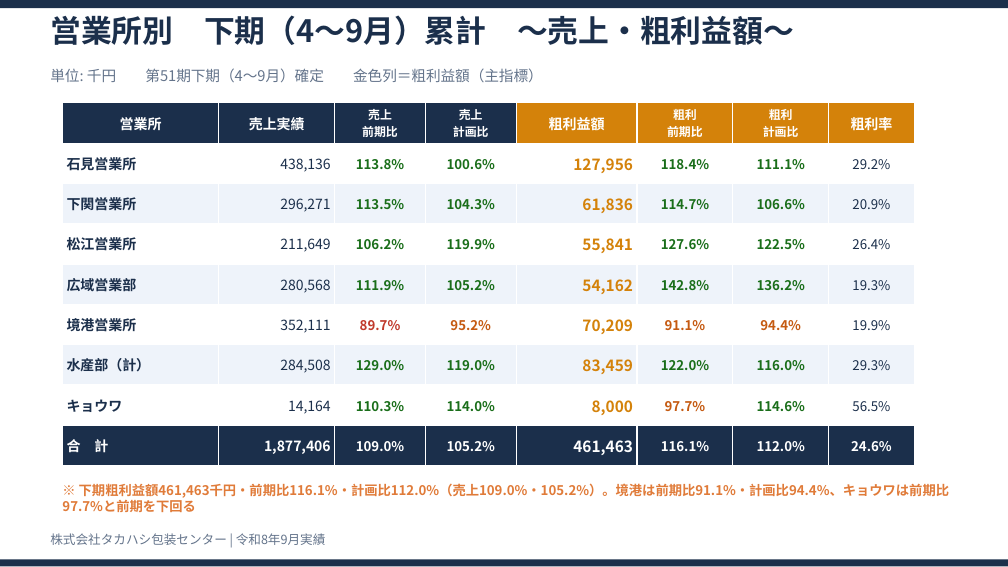
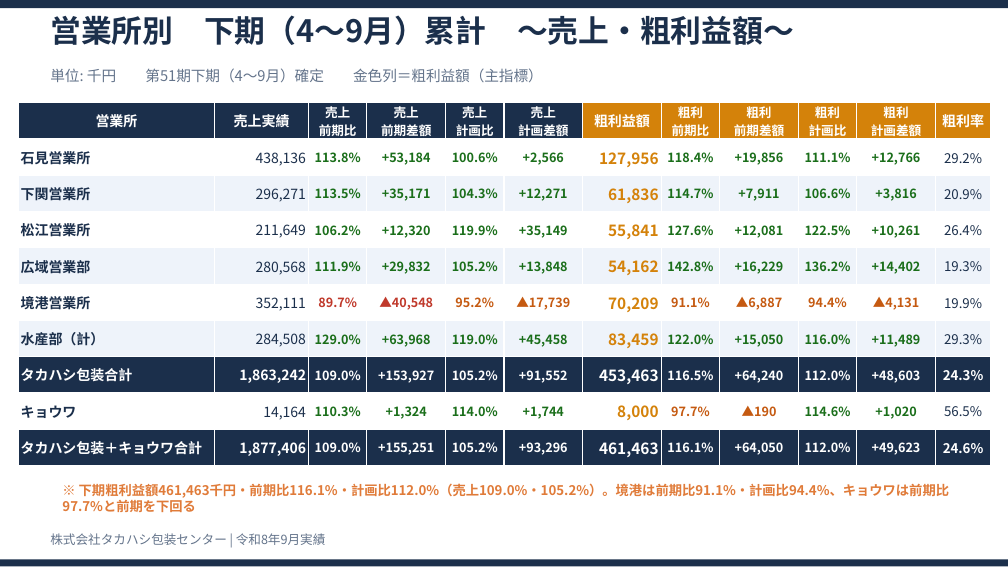
Before and after one commit to takahashihc/claudecode, a slide deck: slide 4 of reports/2026-09_月次実績報告/令和8年9月実績報告.pptx. Drawn at 1008x567 pixels with LibreOffice and Linux fonts; fonts in the diff are those of the drawing. Boxes give left, top, right and bottom in pixels: in the first picture for what was removed or moved away, otherwise in the second. Text is boxed around its words. In the diff, an @@ line names an element or a change of style, - is before the commit and + after.

```diff
--- a/reports/2026-09_月次実績報告/令和8年9月実績報告.pptx
+++ b/reports/2026-09_月次実績報告/令和8年9月実績報告.pptx
@@ table at <box>18,103,991,466</box> @@
-営業所 | 売上実績 | 売上 / 前期比 | 売上 / 計画比 | 粗利益額 | 粗利 / 前期比 | 粗利 / 計画比 | 粗利率
-石見営業所 | 438,136 | 113.8% | 100.6% | 127,956 | 118.4% | 111.1% | 29.2%
-下関営業所 | 296,271 | 113.5% | 104.3% | 61,836 | 114.7% | 106.6% | 20.9%
-松江営業所 | 211,649 | 106.2% | 119.9% | 55,841 | 127.6% | 122.5% | 26.4%
-広域営業部 | 280,568 | 111.9% | 105.2% | 54,162 | 142.8% | 136.2% | 19.3%
-境港営業所 | 352,111 | 89.7% | 95.2% | 70,209 | 91.1% | 94.4% | 19.9%
-水産部（計） | 284,508 | 129.0% | 119.0% | 83,459 | 122.0% | 116.0% | 29.3%
-キョウワ | 14,164 | 110.3% | 114.0% | 8,000 | 97.7% | 114.6% | 56.5%
-合 計 | 1,877,406 | 109.0% | 105.2% | 461,463 | 116.1% | 112.0% | 24.6%
+営業所 | 売上実績 | 売上 / 前期比 | 売上 / 前期差額 | 売上 / 計画比 | 売上 / 計画差額 | 粗利益額 | 粗利 / 前期比 | 粗利 / 前期差額 | 粗利 / 計画比 | 粗利 / 計画差額 | 粗利率
+石見営業所 | 438,136 | 113.8% | +53,184 | 100.6% | +2,566 | 127,956 | 118.4% | +19,856 | 111.1% | +12,766 | 29.2%
+下関営業所 | 296,271 | 113.5% | +35,171 | 104.3% | +12,271 | 61,836 | 114.7% | +7,911 | 106.6% | +3,816 | 20.9%
+松江営業所 | 211,649 | 106.2% | +12,320 | 119.9% | +35,149 | 55,841 | 127.6% | +12,081 | 122.5% | +10,261 | 26.4%
+広域営業部 | 280,568 | 111.9% | +29,832 | 105.2% | +13,848 | 54,162 | 142.8% | +16,229 | 136.2% | +14,402 | 19.3%
+境港営業所 | 352,111 | 89.7% | ▲40,548 | 95.2% | ▲17,739 | 70,209 | 91.1% | ▲6,887 | 94.4% | ▲4,131 | 19.9%
+水産部（計） | 284,508 | 129.0% | +63,968 | 119.0% | +45,458 | 83,459 | 122.0% | +15,050 | 116.0% | +11,489 | 29.3%
+タカハシ包装合計 | 1,863,242 | 109.0% | +153,927 | 105.2% | +91,552 | 453,463 | 116.5% | +64,240 | 112.0% | +48,603 | 24.3%
+キョウワ | 14,164 | 110.3% | +1,324 | 114.0% | +1,744 | 8,000 | 97.7% | ▲190 | 114.6% | +1,020 | 56.5%
+タカハシ包装＋キョウワ合計 | 1,877,406 | 109.0% | +155,251 | 105.2% | +93,296 | 461,463 | 116.1% | +64,050 | 112.0% | +49,623 | 24.6%
@@ table: place and size @@
-table at <box>62,103,914,466</box>
+table at <box>18,103,991,466</box>
```
Also in this commit, not shown: 5 other slides changed, 2 other files.
